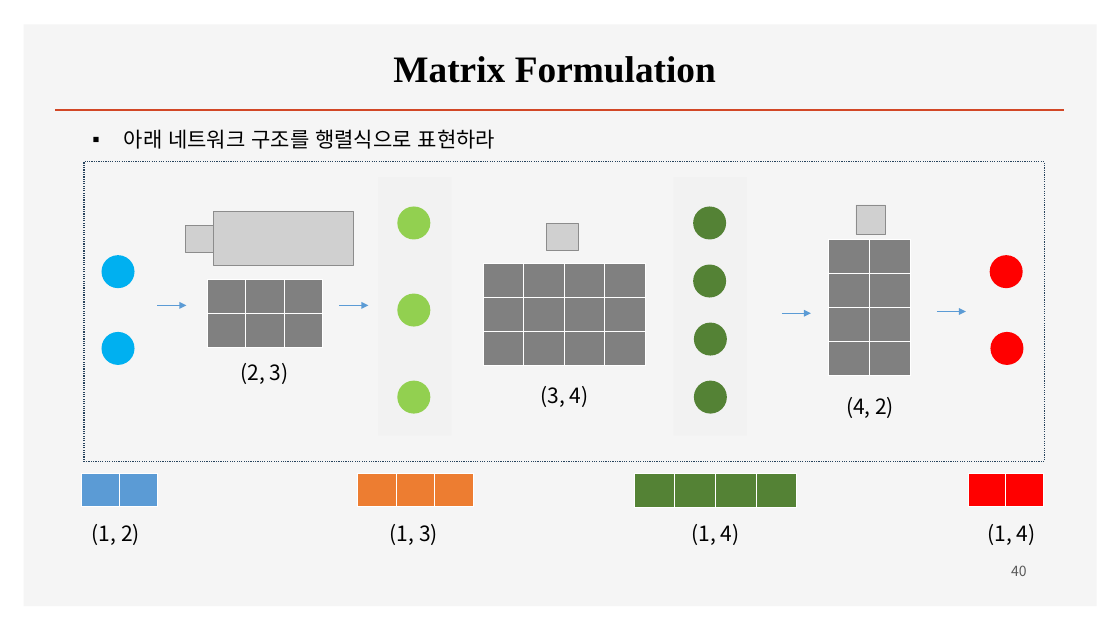
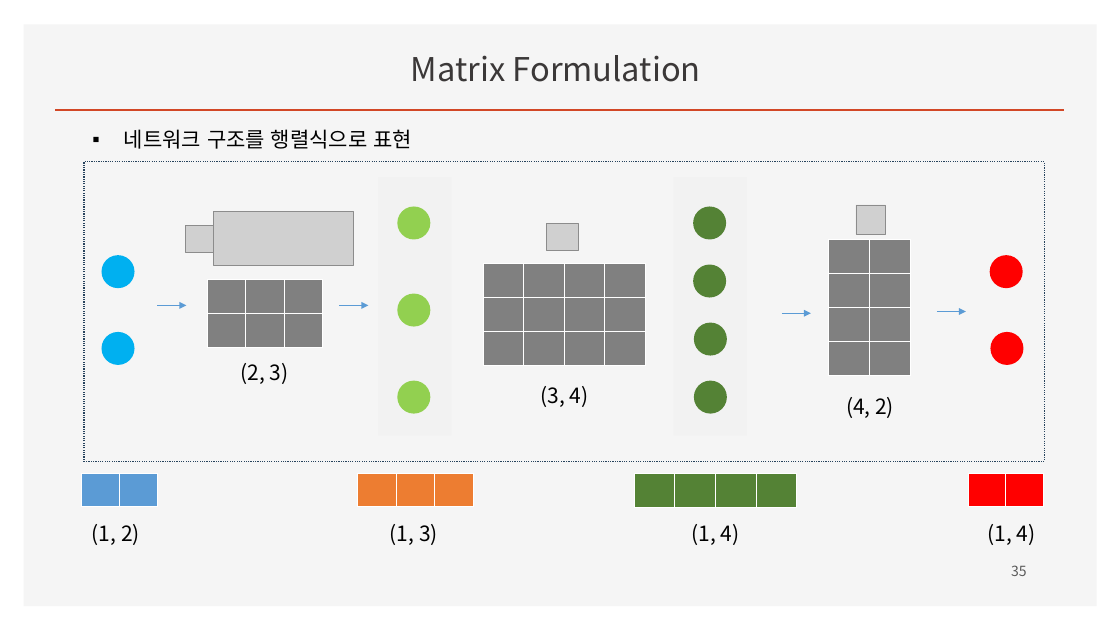
Before and after one commit to ancestor9/mathematics-for-machine-learning, a slide deck: slide 35 of w4_Perceptron_Regression.pptx (slide 40 before the commit). Drawn at 1120x630 pixels with LibreOffice and Linux fonts; fonts in the diff are those of the drawing; grey boxes stand for pictures; background and template pictures are left out. Boxes give left, top, right and bottom in pixels: in the first picture for what was removed or moved away, otherwise in the second. Text is boxed around its words. In the diff, an @@ line names an element or a change of style, - is before the commit and + after.

```diff
--- a/w4_Perceptron_Regression.pptx
+++ b/w4_Perceptron_Regression.pptx
@@ text "Matrix Formulation" at <box>411,55,701,82</box>: size 32 to 28 pt, font Times New Roman to Noto Sans CJK KR, text colour #000000 to #3B3838, bold off @@
@@ text at <box>124,129,412,149</box>: text changed @@
-▪ 아래 네트워크 구조를 행렬식으로 표현하라
+▪ 네트워크 구조를 행렬식으로 표현
@@ page number at <box>1011,565,1027,576</box>: text changed @@
-40
+35
```
Also in this commit, not shown: 20 other slides changed, 5 slides removed.
